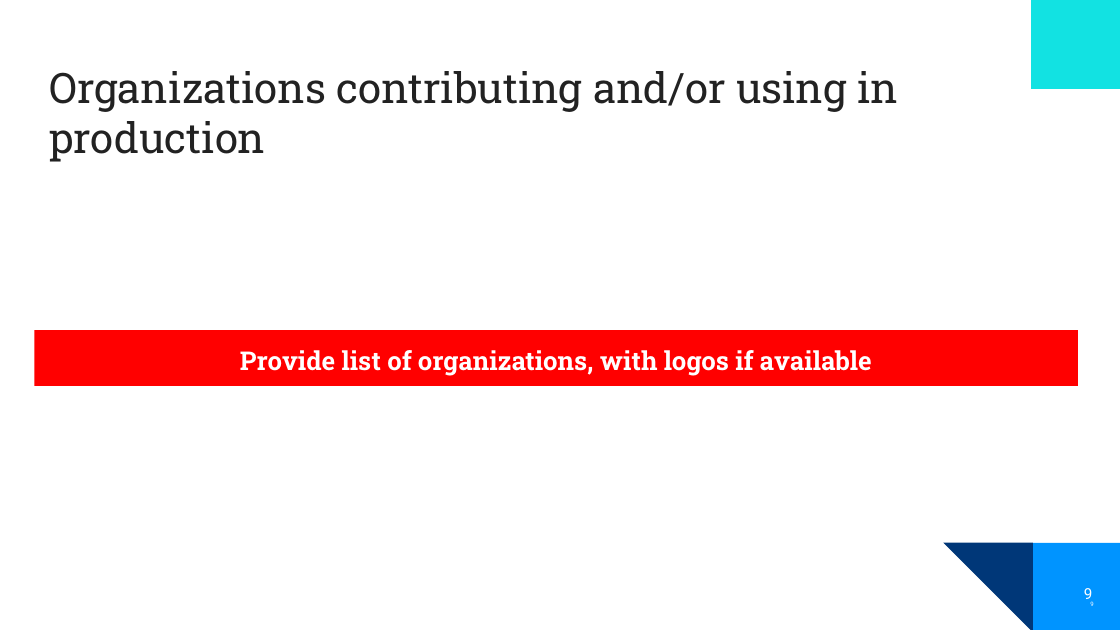
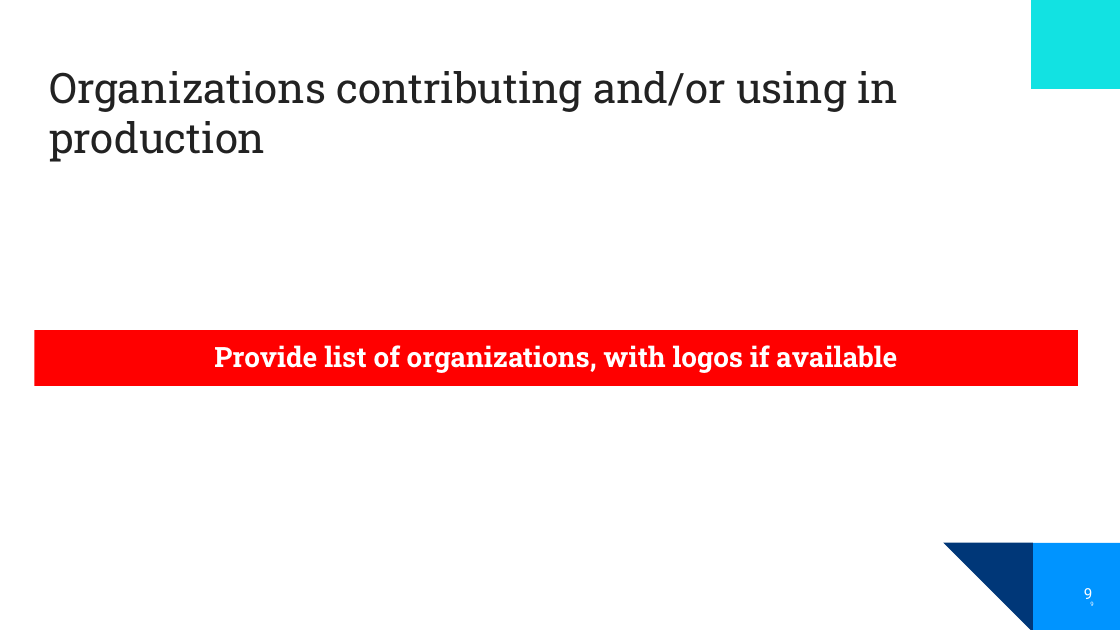
Before and after one commit to lf-energy/tac, a slide deck: slide 9 of process/annual_review_template.pptx. Drawn at 1120x630 pixels with LibreOffice and Linux fonts; fonts in the diff are those of the drawing; background and template pictures are left out. Boxes give left, top, right and bottom in pixels: in the first picture for what was removed or moved away, otherwise in the second. Text is boxed around its words. In the diff, an @@ line names an element or a change of style, - is before the commit and + after.

```diff
--- a/process/annual_review_template.pptx
+++ b/process/annual_review_template.pptx
@@ text "Provide list of organizations, with ..." at (x1=34, y1=330, x2=1078, y2=386): size 22.2 to 24 pt; line spacing 1.15 to 0.95 @@
```
Also in this commit, not shown: 3 other slides changed, 1 slide removed.
